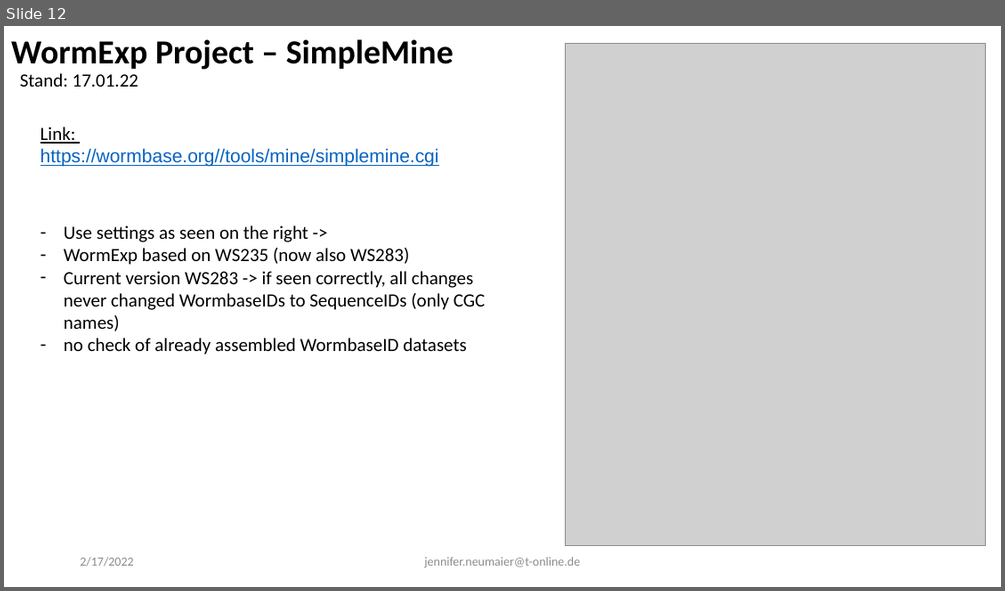
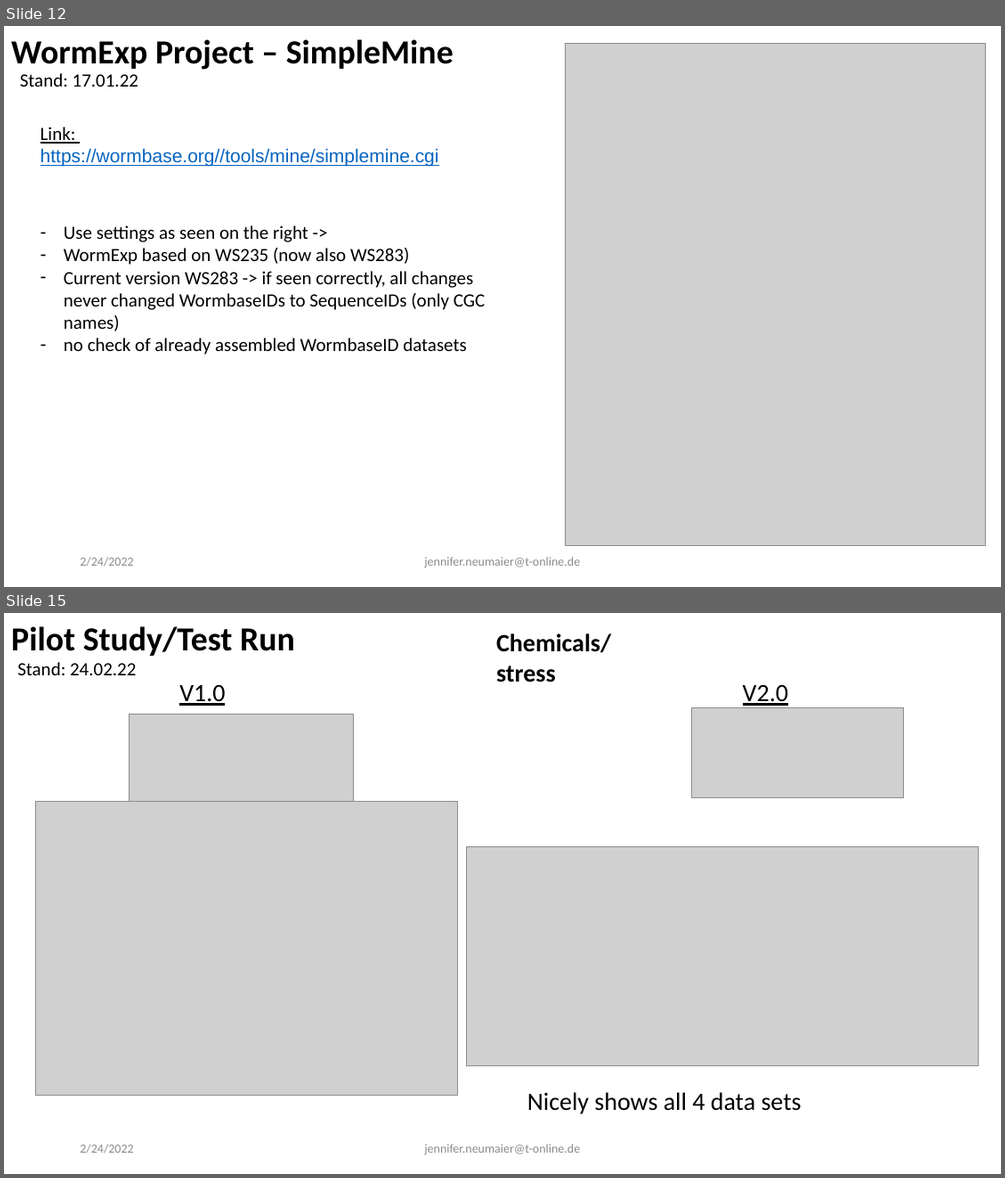
Before and after one commit to evoecogen/WormExp, a slide deck: Documentation/Project_Presentation_210922.pptx. Shown one above the other, each under a label of ours: slide 12 before the commit, slides 12 and 15 after it; the slides between them are not shown. The pictures are 1005x591 and 1005x1178 pixels, drawn with LibreOffice and Linux fonts; fonts in the diff are those of the drawing; grey boxes stand for pictures. Boxes give left, top, right and bottom in pixels: in the first picture for what was removed or moved away, otherwise in the second. Text is boxed around its words. In the diff, an @@ line names an element or a change of style, - is before the commit and + after.

Commit message:
added test documentation

```diff
--- a/Documentation/Project_Presentation_210922.pptx
+++ b/Documentation/Project_Presentation_210922.pptx
@@ slide 15 added at (4, 613, 1001, 1174), background #FFFFFF @@
@@ text added at (11, 626, 295, 656), 32.4 pt, text #000000, bold @@
+Pilot Study/Test Run
@@ text added at (496, 633, 611, 682), 24 pt, text #000000, bold @@
+Chemicals/stress
@@ text added at (17, 662, 136, 675), 18 pt, text #000000 @@
+Stand: 24.02.22
@@ text added at (179, 685, 225, 706), 24 pt, text #000000, underline @@
+V1.0
@@ text added at (743, 685, 788, 706), 24 pt, text #000000, underline @@
+V2.0
@@ picture added at (129, 714, 354, 804) @@
@@ picture added at (692, 708, 904, 798) @@
@@ picture added at (35, 802, 458, 1095) @@
@@ picture added at (466, 847, 978, 1066) @@
@@ text added at (527, 1092, 801, 1114), 24 pt, text #000000 @@
+Nicely shows all 4 data sets
@@ text added at (80, 1143, 133, 1153), 12 pt, text #8C8C8C @@
+2/24/2022
@@ text added at (424, 1143, 580, 1155), 12 pt, text #8C8C8C @@
+jennifer.neumaier@t-online.de
@@ slide 12 changed as well @@
@@ text at (80, 556, 133, 566): text changed @@
-2/17/2022
+2/24/2022
```
Also in this commit, not shown: 21 other slides changed, 8 other slides added, 2 other files.
